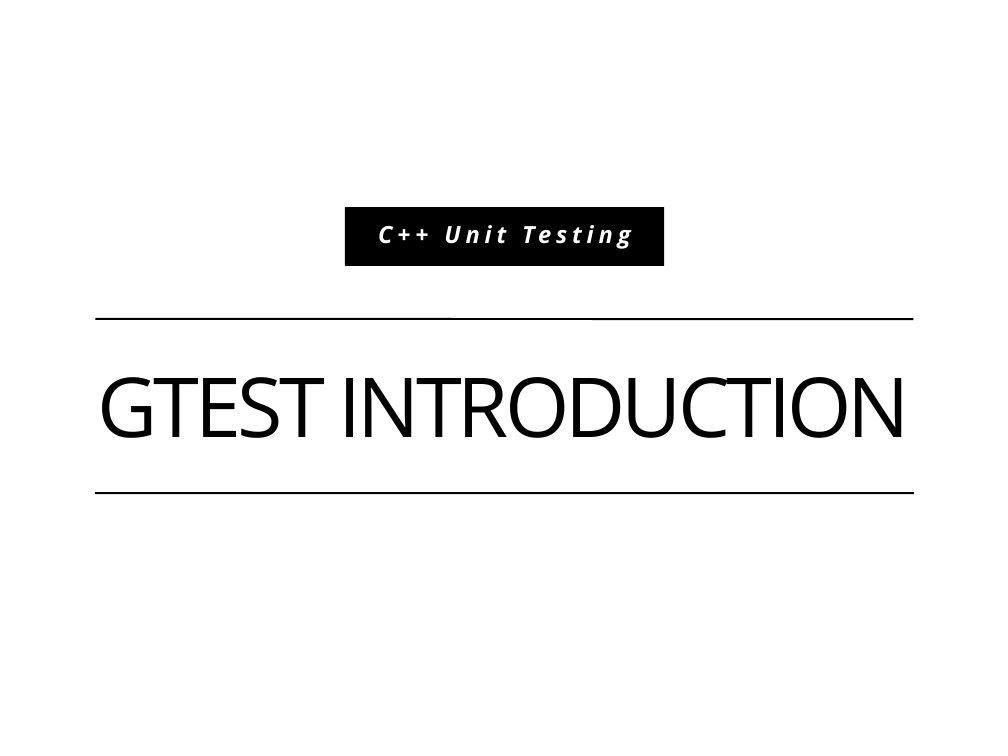
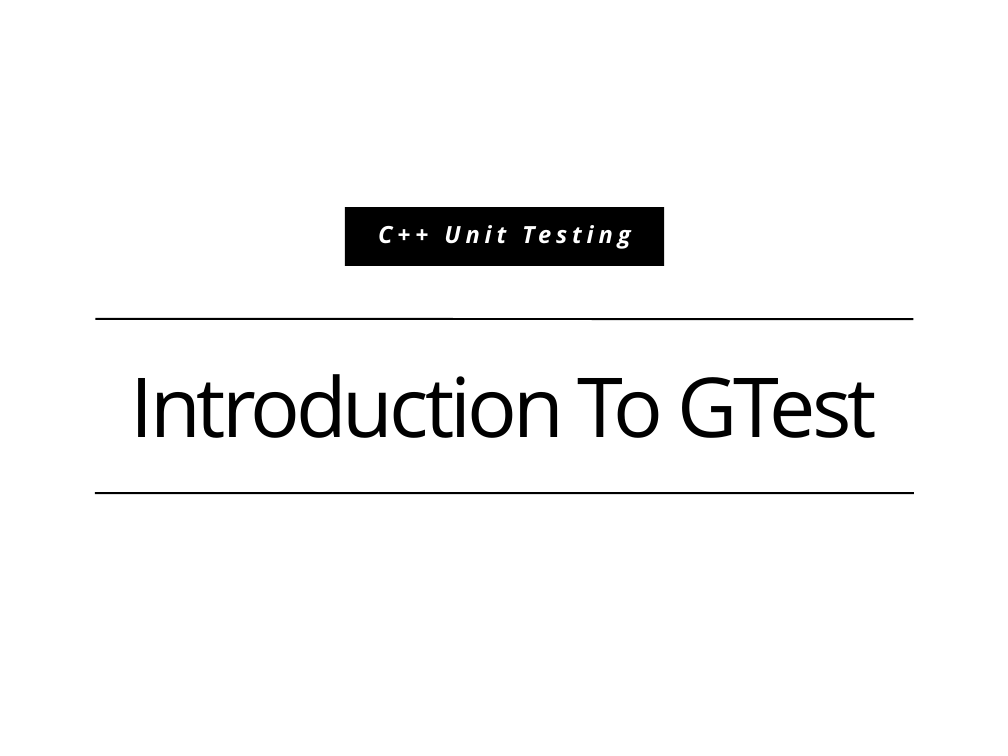
Before and after one commit to coney/cpp-unit-testing, a slide deck: slide 1 of .slides/01-introduction-to-gtest.pptx. Drawn at 1008x756 pixels with LibreOffice and Linux fonts; fonts in the diff are those of the drawing; background and template pictures are left out. Boxes give left, top, right and bottom in pixels: in the first picture for what was removed or moved away, otherwise in the second. Text is boxed around its words. In the diff, an @@ line names an element or a change of style, - is before the commit and + after.

```diff
--- a/.slides/01-introduction-to-gtest.pptx
+++ b/.slides/01-introduction-to-gtest.pptx
@@ title at (x1=131, y1=374, x2=877, y2=438): text changed @@
-GTEST INTRODUCTION
+Introduction To GTest
```
Also in this commit, not shown: 10 other files.
